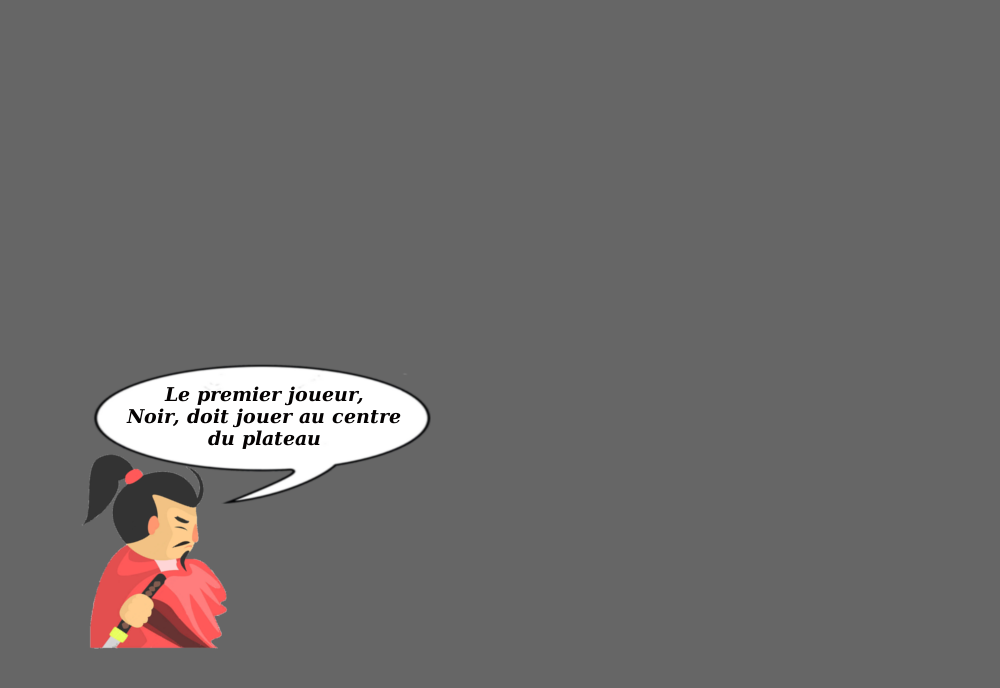
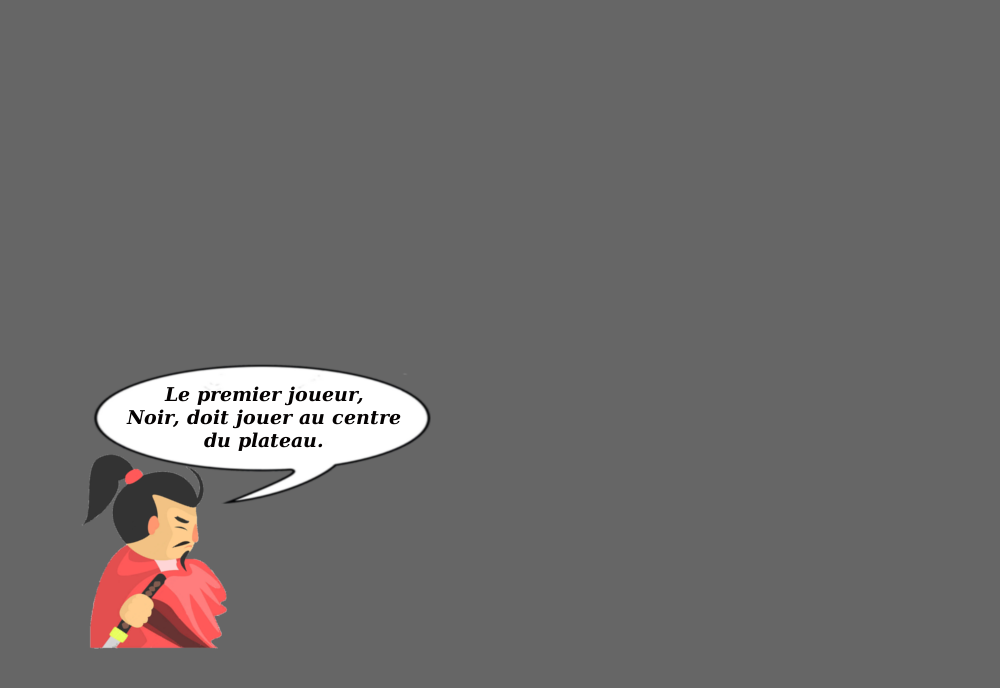
The second 1000px x 688px image is a revision of the first. Changes to its layers:
painted on "Le premier joueur, ..." over <box>126,408,401,451</box>
